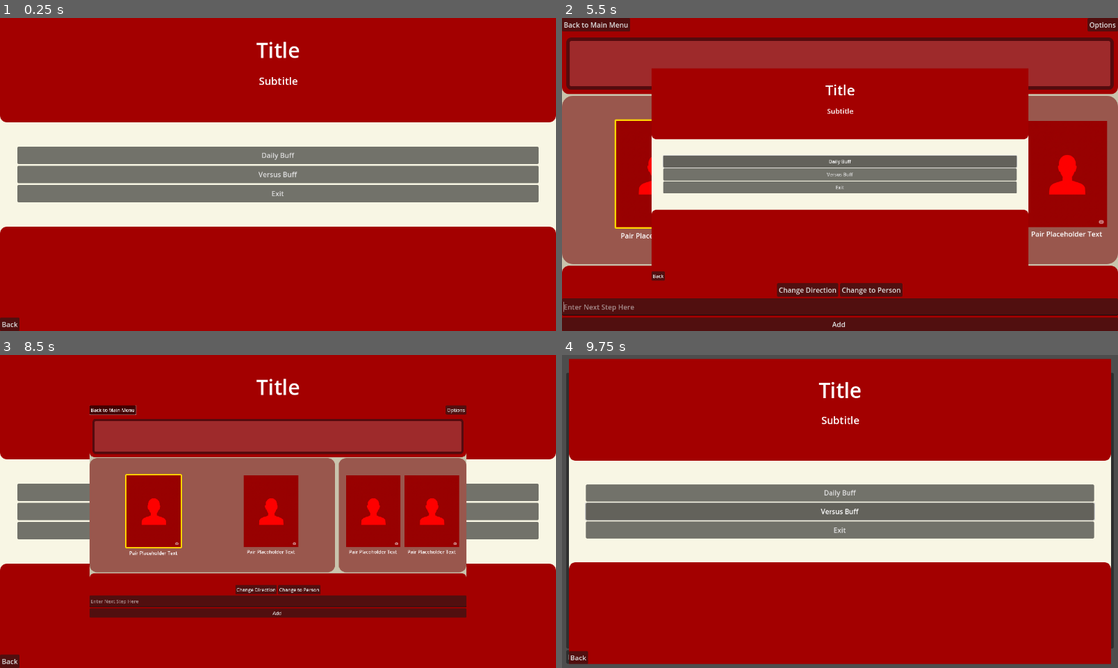
Above: before the commit, frames 1-4 (two rows, left to right).
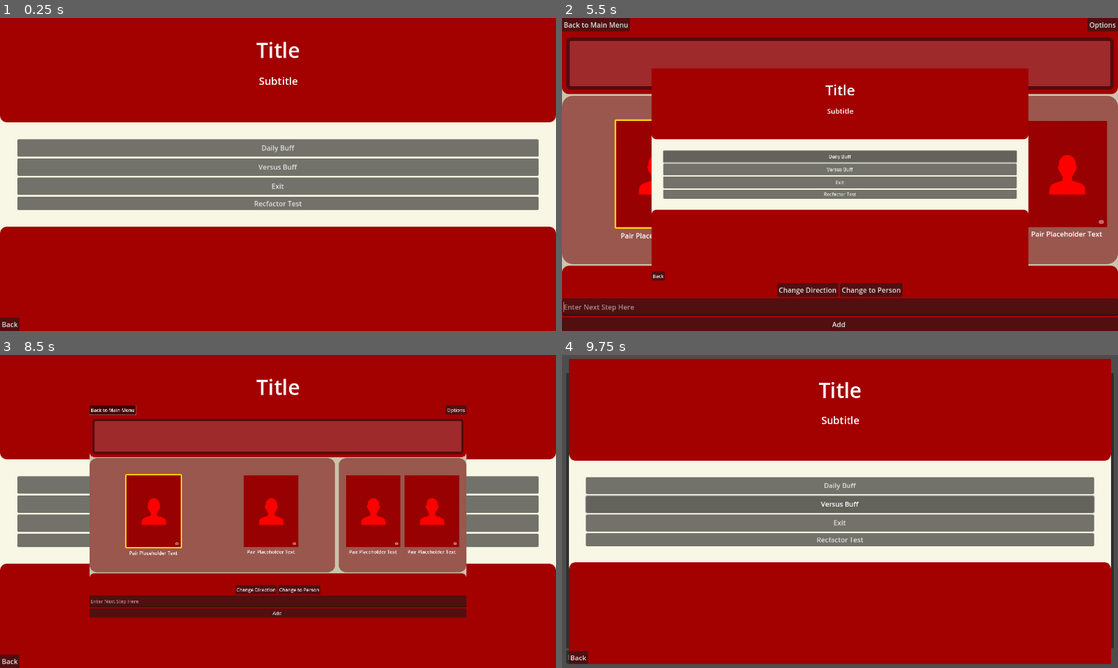
Above: after the commit, the same moments.

Repository: PlanetAriumGameStudio/movie-bluff-gameapp
Game: Godot game, scene res://scenes/menus/main_menu/main_menu.tscn
Two runs of this game, one before a commit and one after it. Both use one fixed random seed, a clock stepped at 60 frames per second and the inputs below. This scene is started directly instead of the project's main scene.
Inputs (mouse positions are in pixels of both pictures, inside the frame that each line leads up to):
- Up to frame 1 (0.25 s): no input
- Up to frame 2 (5.5 s): click "Versus Buff" at 0.5 s; click "New Game" at 1.25 s; click "New Game" at 2 s; click "Back" at 2.75 s; click (840, 202) at 3.5 s, where only the run after the commit has a clickable "Recfactor Test"; click "Back" at 4.25 s; click "Daily Buff" at 5 s
- Up to frame 3 (8.5 s): click "Change Direction" at 5.75 s; click "Change to Person" at 6.5 s; click "Add" at 7.25 s; click "Back to Main Menu" at 8 s
- Up to frame 4 (9.75 s): click "Daily Buff" at 8.75 s; click "Versus Buff" at 9.5 s

The runs differ from the first frame. In frame 1, 7.9% of the frame differs, in the area x 3-97%, y 38-62%; in frame 2, 3.7%; in frame 3, 2.1%; in frame 4, 7.5%.
Error in both runs: Invalid access of index '0' on a base object of type: 'Array[Pairing]'. (res://scripts/game_scenes/daily_path.gd:57)

Commit message:
feat: refactor game scenes, interim progress save

Diff:
--- /dev/null
+++ b/scenes/game_scenes/base_game.gd
@@ -0,0 +1,67 @@
+extends Control
+class_name BaseGame
+# Base class for all game modes (Daily, Competitive, etc.)
+# This script will manage the common UI elements and provide a common interface
+# for the specific game mode scripts.
+
+# --- Signals ---
+signal back_button_pressed
+signal settings_button_pressed
+
+# --- UI Nodes ---
+@onready var header: PanelContainer = %Header
+@onready var body: MarginContainer = %Body
+@onready var footer: PanelContainer = %Footer
+
+@onready var back_button: Button = %BackButton
+@onready var title_label: Label = %TitleLabel
+
+@onready var starting_pair: Control = %StartingPair
+@onready var finishing_pair: Control = %FinishingPair
+
+@onready var path_container: HBoxContainer = %PathContainer
+@onready var submission_input: LineEdit = %SubmissionInput
+@onready var submit_button: Button = %SubmitButton
+@onready var change_type_toggle_button: Button = %ChangeTypeToggleButton
+@onready var change_direction_button: Button = %ChangeDirectionButton
+@onready var game_completion_popup: PopupPanel = %GameCompletionPopup
+@onready var daily_path: Control = %DailyPath
+
+
+
+
+func _ready() -> void:
+	back_button.pressed.connect(_on_back_button_pressed)
+	# The specific game modes will be responsible for connecting to the other buttons
+	# and implementing their own logic.
+
+	# Virtual method to be overridden by child scenes
+	_initialize_game()
+
+# --- Virtual Methods ---
+
+func _initialize_game() -> void:
+	# This method should be overridden by the specific game mode scripts
+	# to set up the game state, connect to API signals, etc.
+	pass
+
+# --- Public Methods ---
+
+func set_title(title: String) -> void:
+	title_label.text = title
+
+func show_loading_spinner() -> void:
+	# TODO: Implement a loading spinner
+	pass
+
+func hide_loading_spinner() -> void:
+	# TODO: Implement a loading spinner
+	pass
+
+# --- UI Event Handlers ---
+
+func _on_back_button_pressed() -> void:
+	emit_signal("back_button_pressed")
+	# Default behavior is to go to the main menu.
+	# This can be overridden in the child scenes if needed.
+	TransitionManager.change_scene("res://scenes/menus/main_menu/main_menu.tscn", 1)
--- /dev/null
+++ b/scenes/game_scenes/base_game.tscn
@@ -0,0 +1,141 @@
+[gd_scene load_steps=4 format=3 uid="uid://lx8q2ejyh8fo"]
+
+[ext_resource type="Script" uid="uid://cb1bkkxb28cw4" path="res://scenes/game_scenes/base_game.gd" id="1_abcde"]
+[ext_resource type="PackedScene" uid="uid://dtjpcnacdl0pk" path="res://scenes/game_scenes/movie_person_pair.tscn" id="2_fghij"]
+[ext_resource type="PackedScene" uid="uid://gou6m2qym2gd" path="res://scenes/game_scenes/daily_path.tscn" id="3_klmno"]
+
+[node name="BaseGame" type="Control"]
+layout_mode = 3
+anchors_preset = 15
+anchor_right = 1.0
+anchor_bottom = 1.0
+grow_horizontal = 2
+grow_vertical = 2
+script = ExtResource("1_abcde")
+
+[node name="MainVBoxContainer" type="VBoxContainer" parent="."]
+layout_mode = 1
+anchors_preset = 15
+anchor_right = 1.0
+anchor_bottom = 1.0
+grow_horizontal = 2
+grow_vertical = 2
+
+[node name="Header" type="PanelContainer" parent="MainVBoxContainer"]
+unique_name_in_owner = true
+layout_mode = 2
+
+[node name="HeaderHBox" type="HBoxContainer" parent="MainVBoxContainer/Header"]
+layout_mode = 2
+alignment = 1
+
+[node name="BackButton" type="Button" parent="MainVBoxContainer/Header/HeaderHBox"]
+unique_name_in_owner = true
+layout_mode = 2
+text = "Back"
+
+[node name="TitleLabel" type="Label" parent="MainVBoxContainer/Header/HeaderHBox"]
+unique_name_in_owner = true
+layout_mode = 2
+size_flags_horizontal = 3
+text = "Game Title"
+horizontal_alignment = 1
+
+[node name="Spacer" type="Control" parent="MainVBoxContainer/Header/HeaderHBox"]
+layout_mode = 2
+size_flags_horizontal = 3
+
+[node name="HintButton" type="Button" parent="MainVBoxContainer/Header/HeaderHBox"]
+layout_mode = 2
+text = "?"
+
+[node name="StatsButton" type="Button" parent="MainVBoxContainer/Header/HeaderHBox"]
+layout_mode = 2
+text = "Stats"
+
+[node name="SettingsButton" type="Button" parent="MainVBoxContainer/Header/HeaderHBox"]
+layout_mode = 2
+text = "Settings"
+
+[node name="Body" type="MarginContainer" parent="MainVBoxContainer"]
+unique_name_in_owner = true
+layout_mode = 2
+size_flags_vertical = 3
+
+[node name="GameboardHBoxContainer" type="HSplitContainer" parent="MainVBoxContainer/Body"]
+unique_name_in_owner = true
+layout_mode = 2
+split_offset = 200
+
+[node name="StartingPair" parent="MainVBoxContainer/Body/GameboardHBoxContainer" instance=ExtResource("2_fghij")]
+unique_name_in_owner = true
+layout_mode = 2
+
+[node name="FinishingPair" parent="MainVBoxContainer/Body/GameboardHBoxContainer" instance=ExtResource("2_fghij")]
+unique_name_in_owner = true
+layout_mode = 2
+
+[node name="Footer" type="PanelContainer" parent="MainVBoxContainer"]
+unique_name_in_owner = true
+layout_mode = 2
+
+[node name="FooterVBox" type="VBoxContainer" parent="MainVBoxContainer/Footer"]
+layout_mode = 2
+
+[node name="PathContainer" type="HBoxContainer" parent="MainVBoxContainer/Footer/FooterVBox"]
+unique_name_in_owner = true
+layout_mode = 2
+
+[node name="DailyPath" parent="MainVBoxContainer/Footer/FooterVBox/PathContainer" instance=ExtResource("3_klmno")]
+unique_name_in_owner = true
+layout_mode = 2
+
+[node name="UserInputHBox" type="HBoxContainer" parent="MainVBoxContainer/Footer/FooterVBox"]
+layout_mode = 2
+alignment = 1
+
+[node name="SubmissionInput" type="LineEdit" parent="MainVBoxContainer/Footer/FooterVBox/UserInputHBox"]
+unique_name_in_owner = true
+layout_mode = 2
+size_flags_horizontal = 3
+placeholder_text = "Enter your guess..."
+
+[node name="SubmitButton" type="Button" parent="MainVBoxContainer/Footer/FooterVBox/UserInputHBox"]
+unique_name_in_owner = true
+layout_mode = 2
+text = "Submit"
+
+[node name="ToggleControlsHBox" type="HBoxContainer" parent="MainVBoxContainer/Footer/FooterVBox"]
+layout_mode = 2
+alignment = 1
+
+[node name="ChangeTypeToggleButton" type="Button" parent="MainVBoxContainer/Footer/FooterVBox/ToggleControlsHBox"]
+unique_name_in_owner = true
+layout_mode = 2
+text = "Change Type"
+
+[node name="ChangeDirectionButton" type="Button" parent="MainVBoxContainer/Footer/FooterVBox/ToggleControlsHBox"]
+unique_name_in_owner = true
+layout_mode = 2
+text = "Change Direction"
+
+[node name="GameCompletionPopup" type="PopupPanel" parent="."]
+
+[node name="VBoxContainer" type="VBoxContainer" parent="GameCompletionPopup"]
+offset_left = 4.0
+offset_top = 4.0
+offset_right = 96.0
+offset_bottom = 96.0
+
+[node name="CompletionLabel" type="Label" parent="GameCompletionPopup/VBoxContainer"]
+unique_name_in_owner = true
+layout_mode = 2
+text = "Game Completed!"
+
+[node name="ResultsContainer" type="Control" parent="GameCompletionPopup/VBoxContainer"]
+unique_name_in_owner = true
+layout_mode = 2
+
+[node name="BackButton" type="Button" parent="GameCompletionPopup/VBoxContainer"]
+layout_mode = 2
+text = "Back to Menu"
--- a/scenes/game_scenes/competitive_bluff.tscn
+++ /dev/null
@@ -1,8 +0,0 @@
-[gd_scene load_steps=2 format=3 uid="uid://dy15byoe1kkoh"]
-
-[ext_resource type="Script" uid="uid://bn41qgiysoxa3" path="res://scripts/game_scenes/competitive_bluff.gd" id="1_0o6kb"]
-
-[node name="CompetitiveBluff" type="Control"]
-layout_mode = 3
-anchors_preset = 0
-script = ExtResource("1_0o6kb")
--- /dev/null
+++ b/scenes/game_scenes/competitive_game.tscn
@@ -0,0 +1,8 @@
+[gd_scene load_steps=2 format=3 uid="uid://dy15byoe1kkoh"]
+
+[ext_resource type="Script" uid="uid://bn41qgiysoxa3" path="res://scripts/game_scenes/competitive_game.gd" id="1_d18pq"]
+
+[node name="CompetitiveGame" type="Control"]
+layout_mode = 3
+anchors_preset = 0
+script = ExtResource("1_d18pq")
--- a/scenes/game_scenes/daily_buff.tscn
+++ b/scenes/game_scenes/daily_game.tscn
@@ -1,9 +1,9 @@
 [gd_scene load_steps=10 format=3 uid="uid://7qt1dp4hjbjs"]
 
-[ext_resource type="Script" uid="uid://b7t0shptpvpcv" path="res://scripts/game_scenes/daily_buff.gd" id="1_5e3v5"]
-[ext_resource type="PackedScene" uid="uid://dtjpcnacdl0pk" path="res://scenes/game_scenes/movie_person_pair.tscn" id="1_bcfbp"]
-[ext_resource type="PackedScene" uid="uid://gou6m2qym2gd" path="res://scenes/game_scenes/daily_path.tscn" id="2_mh4ei"]
-[ext_resource type="PackedScene" uid="uid://bo8gaqlalrqy4" path="res://scenes/menus/daily_submission_popup/bar_chart.tscn" id="5_2sjiv"]
+[ext_resource type="Script" uid="uid://b7t0shptpvpcv" path="res://scripts/game_scenes/daily_game.gd" id="1_8tb7p"]
+[ext_resource type="PackedScene" uid="uid://gou6m2qym2gd" path="res://scenes/game_scenes/daily_path.tscn" id="2_heer1"]
+[ext_resource type="PackedScene" uid="uid://dtjpcnacdl0pk" path="res://scenes/game_scenes/movie_person_pair.tscn" id="3_xakyb"]
+[ext_resource type="PackedScene" uid="uid://bo8gaqlalrqy4" path="res://scenes/menus/daily_submission_popup/bar_chart.tscn" id="4_6rhka"]
 
 [sub_resource type="StyleBoxFlat" id="StyleBoxFlat_2sjiv"]
 bg_color = Color(0.79, 0.76788, 0.6794, 1)
@@ -33,7 +33,7 @@
 corner_radius_bottom_right = 10
 corner_radius_bottom_left = 10
 
-[node name="DailyBuff" type="Control"]
+[node name="DailyGame" type="Control"]
 layout_mode = 3
 anchors_preset = 15
 anchor_right = 1.0
@@ -42,7 +42,7 @@
 grow_vertical = 2
 size_flags_horizontal = 4
 size_flags_vertical = 4
-script = ExtResource("1_5e3v5")
+script = ExtResource("1_8tb7p")
 
 [node name="PanelContainer" type="PanelContainer" parent="."]
 layout_mode = 1
--- /dev/null
+++ b/scenes/game_scenes/daily_game_refactor.tscn
@@ -0,0 +1,7 @@
+[gd_scene load_steps=3 format=3 uid="uid://culaofmj5uy0w"]
+
+[ext_resource type="PackedScene" uid="uid://lx8q2ejyh8fo" path="res://scenes/game_scenes/base_game.tscn" id="1_abcde"]
+[ext_resource type="Script" uid="uid://c5pebfev7b8he" path="res://scripts/game_scenes/daily_game_refactor.gd" id="2_fghij"]
+
+[node name="DailyGame" instance=ExtResource("1_abcde")]
+script = ExtResource("2_fghij")
--- a/scenes/menus/main_menu/main_menu.tscn
+++ b/scenes/menus/main_menu/main_menu.tscn
@@ -29,4 +29,10 @@
 layout_mode = 2
 text = "Versus Buff"
 
+[node name="RefactorButton" type="Button" parent="MenuContainer/MenuButtonsMargin/MenuButtonsContainer/MenuButtonsBoxContainer" index="5"]
+unique_name_in_owner = true
+layout_mode = 2
+text = "Recfactor Test"
+
 [connection signal="pressed" from="MenuContainer/MenuButtonsMargin/MenuButtonsContainer/MenuButtonsBoxContainer/CompetitiveButton" to="." method="_on_competitive_button_pressed"]
+[connection signal="pressed" from="MenuContainer/MenuButtonsMargin/MenuButtonsContainer/MenuButtonsBoxContainer/RefactorButton" to="." method="_on_refactor_button_pressed"]
--- a/scripts/game_scenes/competitive_bluff.gd
+++ b/scripts/game_scenes/competitive_game.gd
@@ -8,11 +8,11 @@
 var player_is_active: bool = false
 
 # Placeholder for the API client for competitive mode
-# We will likely need a new one, e.g., "CompetitiveBluffAPI"
-# @onready var api_client = %CompetitiveBluffAPI
+# We will likely need a new one, e.g., "CompetitiveGameAPI"
+# @onready var api_client = %CompetitiveGameAPI
 
 func _ready() -> void:
-	print("Competitive Bluff Ready")
+	print("Competitive Game Ready")
 	set_state(State.INIT)
 
 # --- State Machine ---
--- a/scripts/game_scenes/competitive_game_list.gd
+++ b/scripts/game_scenes/competitive_game_list.gd
@@ -84,7 +84,7 @@
 	print("Selected game: ", game_id)
 	# TODO: Store the selected game ID globally or pass it to the scene
 	# For example: GlobalState.selected_competitive_game_id = game_id
-	TransitionManager.change_scene("res://scenes/game_scenes/competitive_bluff.tscn", 1)
+	TransitionManager.change_scene("res://scenes/game_scenes/competitive_game.tscn", 1)
 
 func _on_new_game_button_pressed() -> void:
 	print("Starting new game...")
--- /dev/null
+++ b/scripts/game_scenes/daily_game_refactor.gd
@@ -0,0 +1,298 @@
+extends BaseGame
+
+### [STATE TRACKING]
+enum State {INIT, PLAYING, COMPLETED}
+var current_state: State
+
+enum {START_TO_FINISH, FINISH_TO_START}
+var current_direction = START_TO_FINISH
+
+enum CHANGE_TYPES {NONE, MOVIE, PERSON}
+var last_change:CHANGE_TYPES
+
+var current_pairing:Pairing
+
+# Tracks game completion state. will be updated once per submission.
+var path_complete:bool
+
+@onready var bar_chart = %BarChart
+
+# --- Virtual Method Override ---
+
+func _initialize_game() -> void:
+	print("Daily Game Initializing")
+	set_title("Daily Bluff")
+
+	submit_button.pressed.connect(_on_submission_button_button_down)
+	submission_input.text_submitted.connect(_on_submission_input_text_submitted)
+	change_type_toggle_button.pressed.connect(_on_change_type_toggle_button_button_down)
+	change_direction_button.pressed.connect(_on_change_direction_button_button_down)
+	daily_path.game_completed.connect(_on_daily_path_game_completed)
+
+	set_state(State.INIT)
+
+# --- State Machine ---
+
+func set_state(new_state: State) -> void:
+	if current_state == new_state and current_state != State.INIT:
+		return
+
+	# Exit logic for the current state
+	match current_state:
+		State.PLAYING:
+			_exit_playing()
+		State.COMPLETED:
+			_exit_completed()
+	current_state = new_state
+
+	# Enter logic for the new state
+	match current_state:
+		State.INIT:
+			_enter_init()
+		State.PLAYING:
+			_enter_playing()
+		State.COMPLETED:
+			_enter_completed()
+
+# --- State Enter/Exit Logic ---
+
+func _enter_init():
+	print("Entering INIT state")
+	# Reset all game variables to their defaults
+	current_pairing = Pairing.new()
+	current_direction = START_TO_FINISH
+	path_complete = false
+	# Set initial UI state to match game state
+	%GameboardHBoxContainer.split_offset = 200
+	_update_changing(CHANGE_TYPES.PERSON) # Default to changing the Movie
+	_update_toggle_button_text()
+	%SubmissionInput.grab_focus()
+
+	# Connect to all signals from our global ApiClient
+	ApiClient.daily_status_received.connect(_on_api_status_received)
+	ApiClient.daily_game_setup_received.connect(_on_api_game_setup_received)
+	ApiClient.daily_submission_succeeded.connect(_on_api_submission_succeeded)
+	ApiClient.movie_credits_received.connect(_on_api_credits_for_movie_received)
+	ApiClient.person_credits_received.connect(_on_api_credits_for_person_received)
+	ApiClient.request_failed.connect(_on_api_request_failed)
+
+	print("Fetch Status")
+	ApiClient.fetch_daily_status()
+
+func _enter_playing():
+	print("Entering PLAYING state")
+	# TODO: Enable UI elements for gameplay
+
+func _exit_playing():
+	print("Exiting PLAYING state")
+	# TODO: Disable UI to prevent input during state transitions or in other states
+
+func _enter_completed():
+	print("Entering COMPLETED state")
+	game_completion_popup.popup()
+
+func _exit_completed():
+	print("Exiting COMPLETED state")
+
+func daily_submission():
+	print("Submitting daily...")
+	#TODO: Actual player ID/account hookup
+	var path_data = daily_path.get_full_path_json()
+	ApiClient.submit_daily_path(path_data)
+
+func _update_changing(type: CHANGE_TYPES) -> void:
+	last_change = type
+	_update_toggle_button_text()
+	var highlight_type: int # MoviePersonPair.Highlight
+	match type:
+		CHANGE_TYPES.MOVIE:
+			highlight_type = 2 # MoviePersonPair.Highlight.PERSON
+		CHANGE_TYPES.PERSON:
+			highlight_type = 1 # MoviePersonPair.Highlight.MOVIE
+		_:
+			highlight_type = 0 # MoviePersonPair.Highlight.NONE
+
+	starting_pair.set_highlight(0)
+	finishing_pair.set_highlight(0)
+
+	if current_direction == START_TO_FINISH:
+		starting_pair.set_highlight(highlight_type)
+	else:
+		finishing_pair.set_highlight(highlight_type)
+
+func _show_daily_results(results: Array) -> void:
+	# Hide the main game UI elements
+	body.hide()
+	footer.hide()
+
+	# Repurpose the completion popup to show results
+	game_completion_popup.title = "Daily Results"
+	var completion_label = game_completion_popup.find_child("CompletionLabel")
+	if completion_label:
+		completion_label.hide()
+
+	print("Populate chart with results:")
+	print(results)
+	bar_chart.show()
+	bar_chart.populate_chart(results)
+
+	game_completion_popup.popup_centered()
+
+# --- Data Transformation ---
+
+func _transform_results_map_to_array(results_map: Dictionary) -> Array:
+	var results_array: Array = []
+	for steps_str in results_map.keys():
+		var steps_int = int(steps_str)
+		var count = results_map[steps_str]
+		results_array.append({"steps": steps_int, "count": count})
+	return results_array
+
+
+# --- API Signal Handlers ---
+
+func _on_api_status_received(status_data: Dictionary):
+	if status_data.get("submitted", false):
+		print("Already submitted for today. Showing results.")
+		var results_map = status_data.get("results_map", {})
+		var results = _transform_results_map_to_array(results_map)
+		_show_daily_results(results)
+	else:
+		print("Not submitted yet. Fetching game setup data.")
+		ApiClient.fetch_daily_game_data()
+
+func _on_api_game_setup_received(start_pair: Pairing, end_pair: Pairing):
+	starting_pair.set_pairing(start_pair)
+	finishing_pair.set_pairing(end_pair)
+	daily_path.init_daily_path(start_pair, end_pair)
+	print("Initialized, transitioning to PLAYING state")
+	set_state(State.PLAYING)
+
+func _on_api_submission_succeeded(results_data: Dictionary):
+	print("Submission successful. Results: ", results_data)
+	var results_map = results_data.get("results_map", {})
+	_show_daily_results(_transform_results_map_to_array(results_map))
+
+func _on_api_credits_for_movie_received(credits: Array, next_pair: Pairing):
+	next_pair.movie_credits = credits
+	if current_direction == FINISH_TO_START:
+		finishing_pair.update_movie_pairing(next_pair)
+	else:
+		starting_pair.update_movie_pairing(next_pair)
+
+func _on_api_credits_for_person_received(credits: Array, next_pair: Pairing):
+	next_pair.person_credits = credits
+	if current_direction == FINISH_TO_START:
+		finishing_pair.update_person_pairing(next_pair)
+	else:
+		starting_pair.update_person_pairing(next_pair)
+
+func _on_api_request_failed(message: String):
+	# TODO: Implement a user-facing error popup
+	print("API Error: ", message)
+
+# --- UI Event Handlers ---
+
+func _movie_has_submission(input):
+	# TODO Better search comparisons and fuzzy logic
+	return input["title"] == submission_input.text
+
+func _person_has_submission(input):
+	# TODO Better search comparisons and fuzzy logic
+	return input["name"] == submission_input.text
+
+func _push_pair_to_path(pair:Pairing):
+	if current_direction == START_TO_FINISH:
+		daily_path.push_to_start(pair)
+	else:
+		daily_path.push_to_finish(pair)
+
+func _process_movie_change_submission():
+	var credit_index = current_pairing.person_credits.find_custom(_movie_has_submission)
+	if credit_index > -1:
+		# Success: Update pairing and get new credits list
+		var next_pairing = current_pairing.duplicate()
+		var credit = current_pairing.person_credits[credit_index]
+		next_pairing.movie_id = credit.id
+		next_pairing.movie_name = credit.title
+		next_pairing.movie_poster_url = credit.poster_path if credit.poster_path else ""
+		ApiClient.fetch_credits_for_movie(credit.id, next_pairing)
+		_update_changing(CHANGE_TYPES.MOVIE)
+		_push_pair_to_path(next_pairing)
+		submission_input.clear()
+		submission_input.grab_focus()
+	else:
+		print("Submission Error: Movie not found in person's credits.")
+
+func _process_person_change_submission():
+	var credit_index = current_pairing.movie_credits.find_custom(_person_has_submission)
+	if credit_index > -1:
+		var next_pairing = current_pairing.duplicate()
+		var credit = current_pairing.movie_credits[credit_index]
+		next_pairing.person_id = credit.id
+		next_pairing.person_name = credit.name
+		next_pairing.person_profile_url = credit.profile_path if credit.profile_path else ""
+		ApiClient.fetch_credits_for_person(credit.id, next_pairing)
+		_update_changing(CHANGE_TYPES.PERSON)
+		_push_pair_to_path(next_pairing)
+		submission_input.clear()
+		submission_input.grab_focus()
+	else:
+		print("Submission Error: Person not found in movie's credits.")
+
+func _on_submission_button_button_down() -> void:
+	if current_state != State.PLAYING:
+		return
+	current_pairing = starting_pair.get_pair() if current_direction == START_TO_FINISH else finishing_pair.get_pair()
+	match last_change:
+		CHANGE_TYPES.PERSON: # User is submitting a movie to change from a person
+			_process_movie_change_submission()
+		CHANGE_TYPES.MOVIE: # User is submitting a person to change from a movie
+			_process_person_change_submission()
+		_:
+			print("Submission Error: No change type selected.")
+
+func _on_submission_input_text_submitted(_new_text: String):
+	# Trigger the same logic as clicking the submission button.
+	_on_submission_button_button_down()
+
+func _on_change_type_toggle_button_button_down() -> void:
+	if current_state != State.PLAYING:
+		return
+
+	if last_change == CHANGE_TYPES.PERSON:
+		_update_changing(CHANGE_TYPES.MOVIE)
+	else:
+		_update_changing(CHANGE_TYPES.PERSON)
+	submission_input.grab_focus()
+
+func _update_toggle_button_text():
+	change_type_toggle_button.text = "Change to Person" if last_change == CHANGE_TYPES.PERSON else "Change to Movie"
+
+func _on_change_direction_button_button_down() -> void:
+	if current_state != State.PLAYING:
+		return
+
+	var target_offset: int
+	if current_direction == START_TO_FINISH:
+		current_direction = FINISH_TO_START
+		target_offset = -200
+	else:
+		current_direction = START_TO_FINISH
+		target_offset = 200
+
+	var tween = create_tween()
+	tween.set_trans(Tween.TRANS_CUBIC).set_ease(Tween.EASE_IN_OUT)
+	tween.tween_property(%GameboardHBoxContainer, "split_offset", target_offset, 0.4)
+
+	# Re-evaluate and apply highlights for the new direction.
+	_update_changing(last_change)
+	submission_input.grab_focus()
+
+func _on_submit_button_button_down() -> void:
+	daily_submission()
+
+func _on_daily_path_game_completed() -> void:
+	print("Game complete!")
+	if current_state == State.PLAYING:
+		set_state(State.COMPLETED)
--- a/scripts/global_scripts/globals.gd
+++ b/scripts/global_scripts/globals.gd
@@ -2,8 +2,8 @@
 
 @onready var SCREEN_SIZE:Vector2 = get_viewport_rect().size
 @onready var RNG:RandomNumberGenerator = RandomNumberGenerator.new()
-@onready var BLUFF_API_BASE_ADDRESS:String = "http://127.0.0.1"
-@onready var BLUFF_API_PORT:int = 8080
+@onready var API_BASE_ADDRESS:String = "http://127.0.0.1"
+@onready var API_PORT:int = 8080
 @onready var API_SECRET_KEY = "another-very-secret-key-for-local-dev-that-is-long-enough"
 
 @onready var IMAGE_BASE_URL = ""
--- a/scripts/menus/main_menu.gd
+++ b/scripts/menus/main_menu.gd
@@ -2,3 +2,7 @@
 
 func _on_competitive_button_pressed() -> void:
 	TransitionManager.change_scene("res://scenes/game_scenes/competitive_game_list.tscn", 1)
+
+
+func _on_refactor_button_pressed() -> void:
+	TransitionManager.change_scene("res://scenes/game_scenes/daily_game_refactor.tscn", 1)
Not shown, added: scenes/game_scenes/base_game.gd.uid
Not shown: 3 places in scenes/game_scenes/daily_game.tscn that only renumber resources
Renamed: scripts/game_scenes/competitive_bluff.gd.uid -> scripts/game_scenes/competitive_game.gd.uid
Renamed: scripts/game_scenes/daily_buff.gd -> scripts/game_scenes/daily_game.gd
Renamed: scripts/game_scenes/daily_buff.gd.uid -> scripts/game_scenes/daily_game.gd.uid
Not shown, added: scripts/game_scenes/daily_game_refactor.gd.uid
